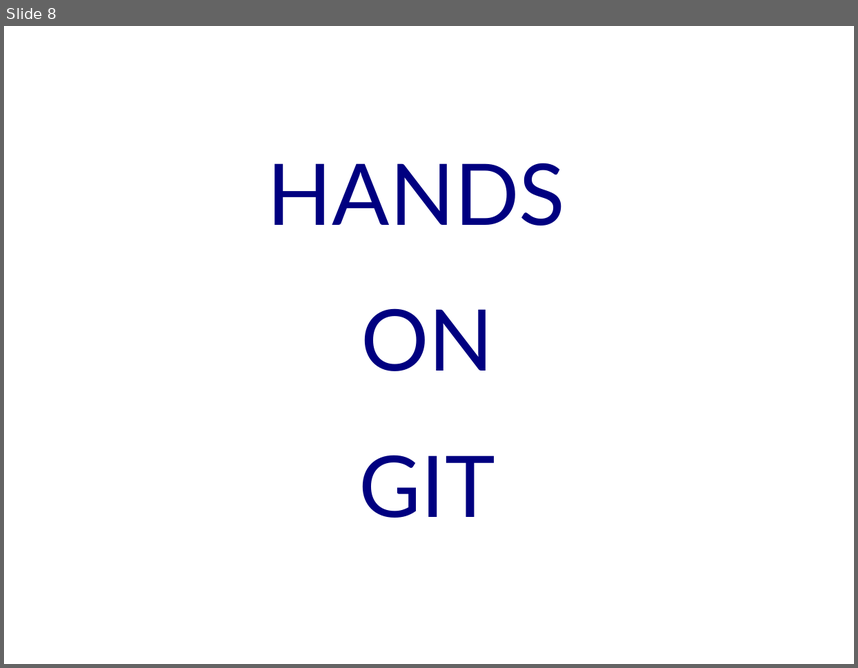
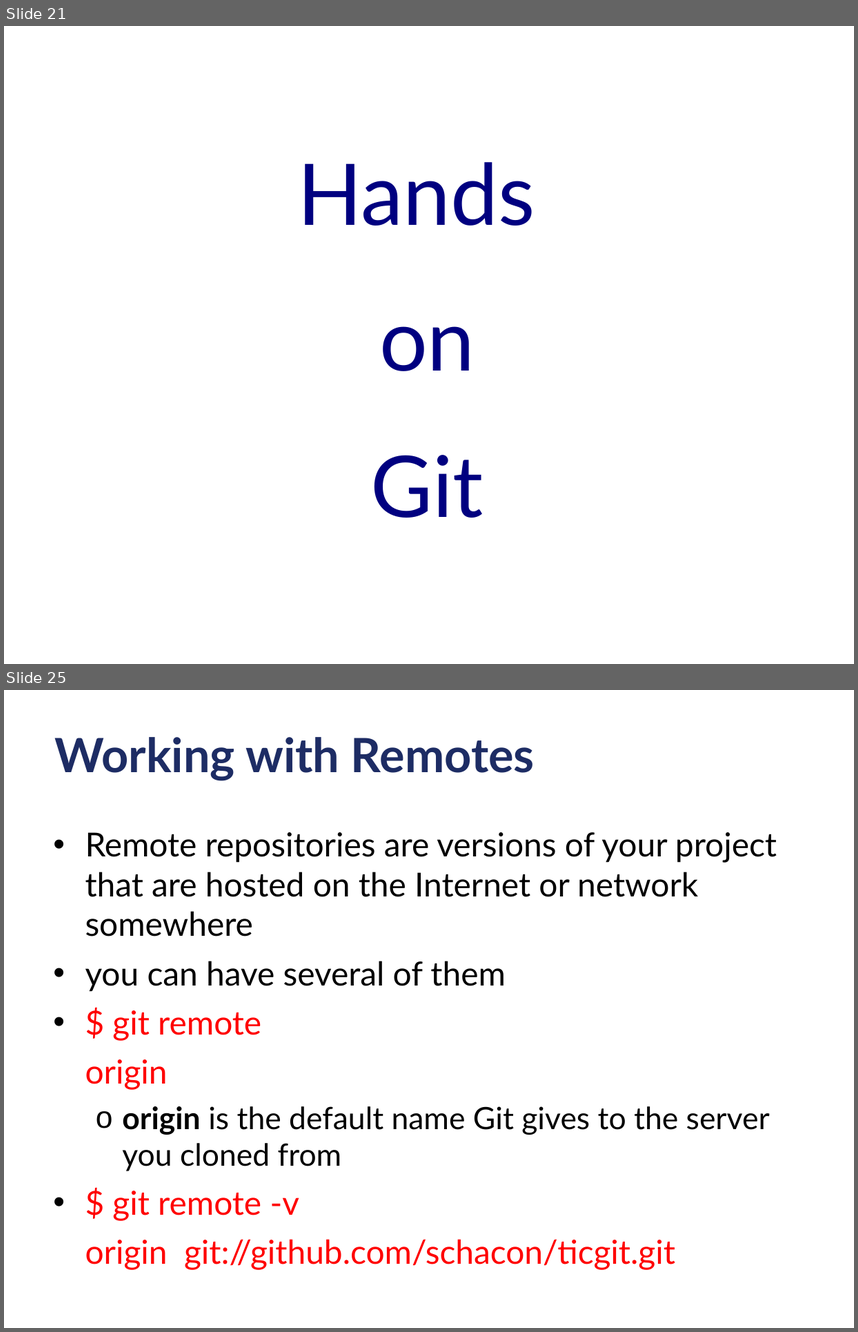
Before and after one commit to criluc/mini-git-tutorial, a slide deck: miniGitTutorial-12-2012.odp. Shown one above the other, each under a label of ours: slide 8 before the commit, slides 21 and 25 after it; the slides between them are not shown. The pictures are 858x668 and 858x1332 pixels, drawn with LibreOffice and Linux fonts; fonts in the diff are those of the drawing; background and template pictures are left out. Boxes give left, top, right and bottom in pixels: in the first picture for what was removed or moved away, otherwise in the second. Text is boxed around its words. In the diff, an @@ line names an element or a change of style, - is before the commit and + after.

Commit message:
Added parts from git states and area, installing, config,... to git remote

```diff
--- a/miniGitTutorial-12-2012.odp
+++ b/miniGitTutorial-12-2012.odp
@@ slide 25 added at bbox=[4, 690, 854, 1328], background #FFFFFF @@
@@ title added at bbox=[55, 737, 535, 781], 40 pt, text #1D2C64, bold @@
+Working with Remotes
@@ text added at bbox=[85, 832, 777, 1270], 28 pt, text #000000 @@
+• Remote repositories are versions of your project that are hosted on the Internet or network somewhere
+• you can have several of them
+• $ git remote
+origin
+  o origin is the default name Git gives to the server you cloned from
+• $ git remote -v
+origin git://github.com/schacon/ticgit.git
@@ what was slide 8 is now slide 21 @@
@@ slide 21 changed as well @@
@@ text at bbox=[297, 162, 535, 517]: text changed @@
-HANDS
-ON
-GIT
+Hands
+on
+Git
```
Also in this commit, not shown: 4 other slides changed, 19 other slides added.
